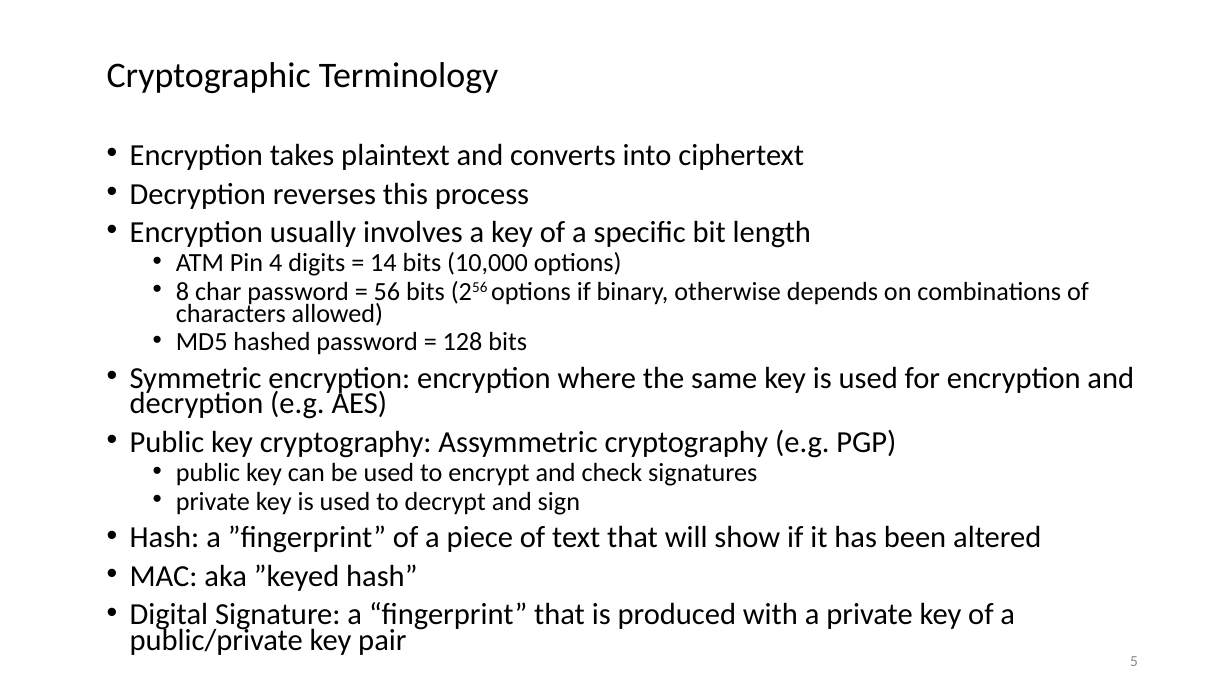
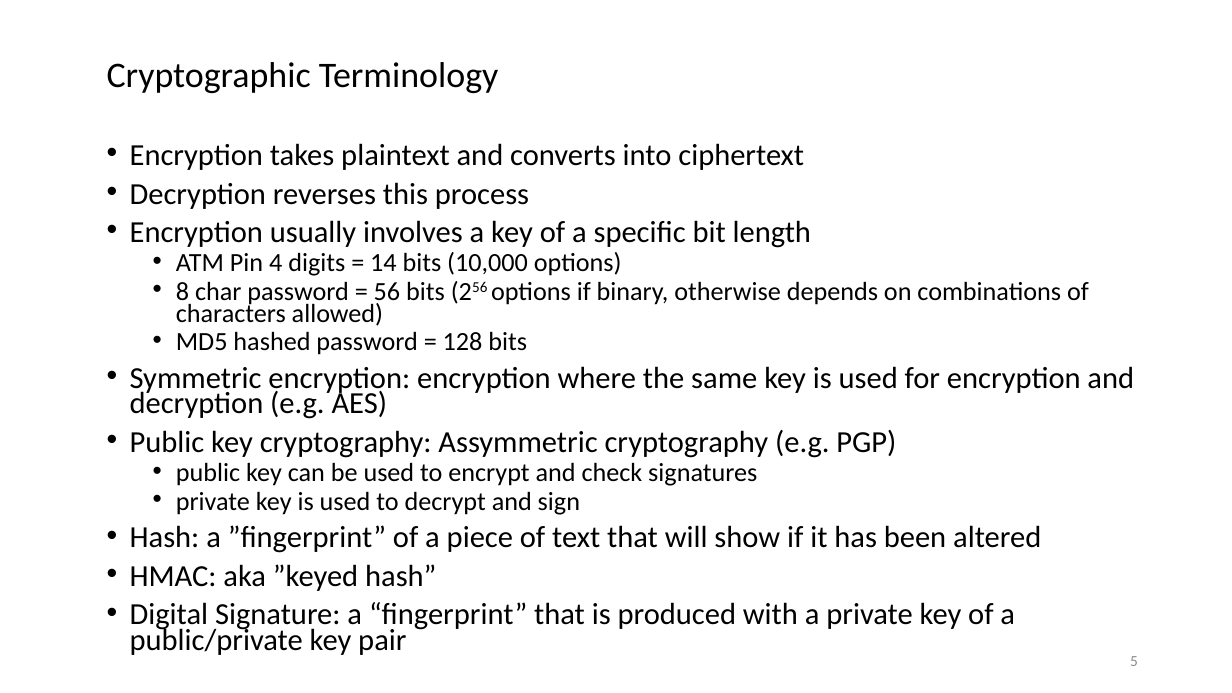
Before and after one commit to uwacsp/cits5503, a slide deck: slide 5 of Lectures/CITS5503LectureIAM.pptx. Drawn at 1232x693 pixels with LibreOffice and Linux fonts; fonts in the diff are those of the drawing. Boxes give left, top, right and bottom in pixels: in the first picture for what was removed or moved away, otherwise in the second. Text is boxed around its words. In the diff, an @@ line names an element or a change of style, - is before the commit and + after.

```diff
--- a/Lectures/CITS5503LectureIAM.pptx
+++ b/Lectures/CITS5503LectureIAM.pptx
@@ text at [130, 564, 436, 591]: text changed @@
-• MAC: aka ”keyed hash”
+• HMAC: aka ”keyed hash”
```
Also in this commit, not shown: 2 other slides changed, 4 other files.
